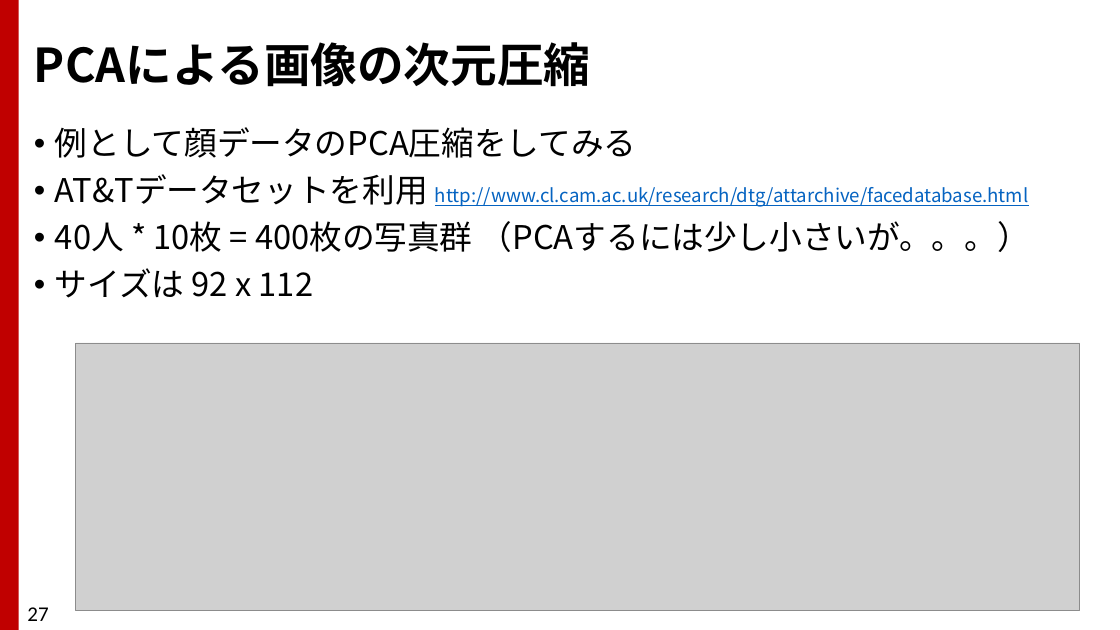
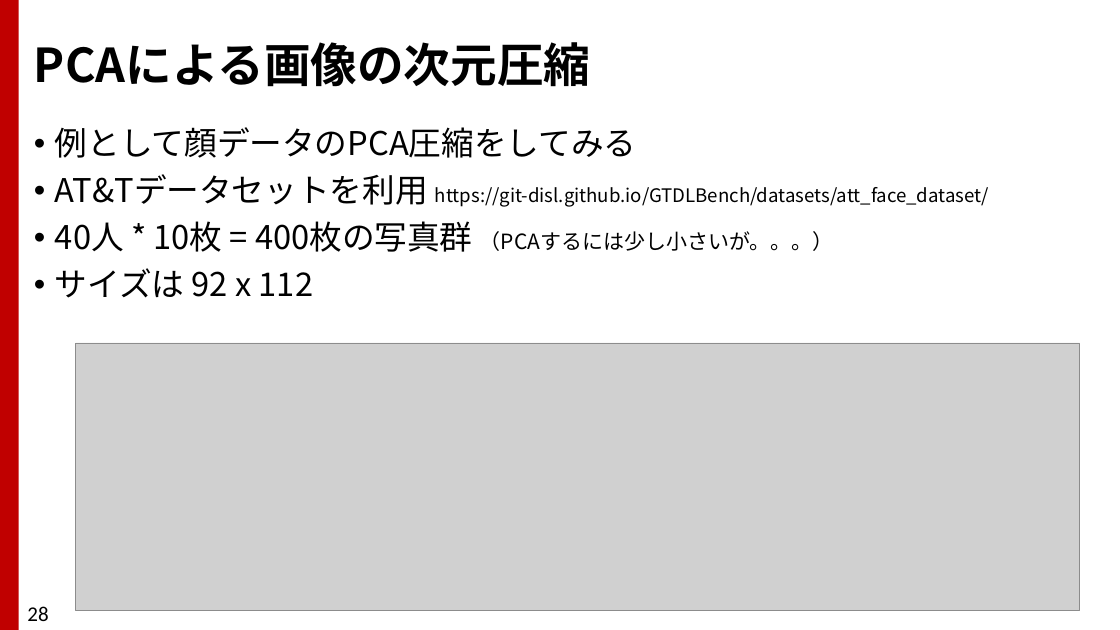
Before and after one commit to TakashiIjiri/TakashiIjiri.github.io, a slide deck: slide 28 of classes/dm2019_2/dm2_8.pptx (slide 27 before the commit). Drawn at 1120x630 pixels with LibreOffice and Linux fonts; fonts in the diff are those of the drawing; grey boxes stand for pictures. Boxes give left, top, right and bottom in pixels: in the first picture for what was removed or moved away, otherwise in the second. Text is boxed around its words. In the diff, an @@ line names an element or a change of style, - is before the commit and + after.

```diff
--- a/classes/dm2019_2/dm2_8.pptx
+++ b/classes/dm2019_2/dm2_8.pptx
@@ text at [55, 174, 989, 207]: text changed; text colour #0563C1 to #000000 @@
-• AT&Tデータセットを利用 http://www.cl.cam.ac.uk/research/dtg/attarchive/facedatabase.html
+• AT&Tデータセットを利用 https://git-disl.github.io/GTDLBench/datasets/att_face_dataset/
@@ text at [55, 221, 834, 252]: size 28 to 18 pt in "（PCAするには少し小さいが。。。）" @@
@@ page number at [27, 606, 48, 621]: text changed @@
-27
+28
```
Also in this commit, not shown: 25 other slides changed, 1 slide added, 3 other files.
